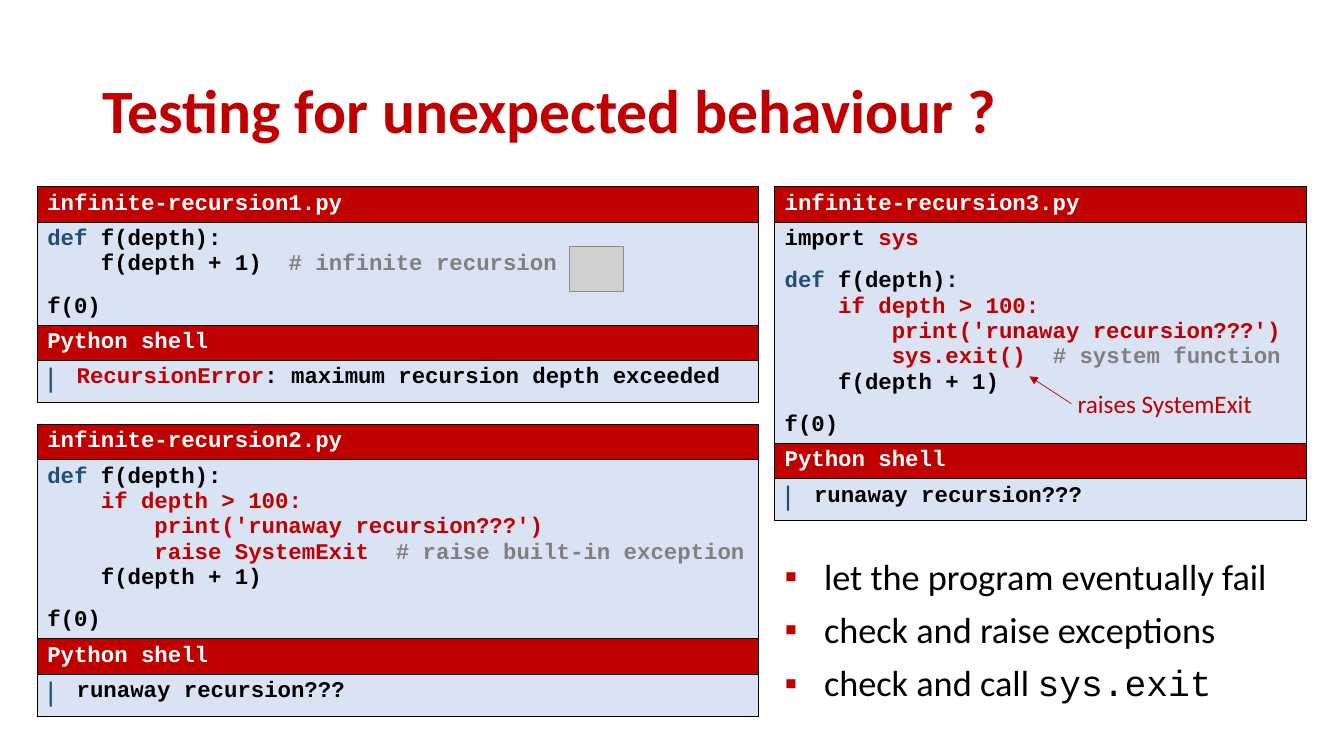
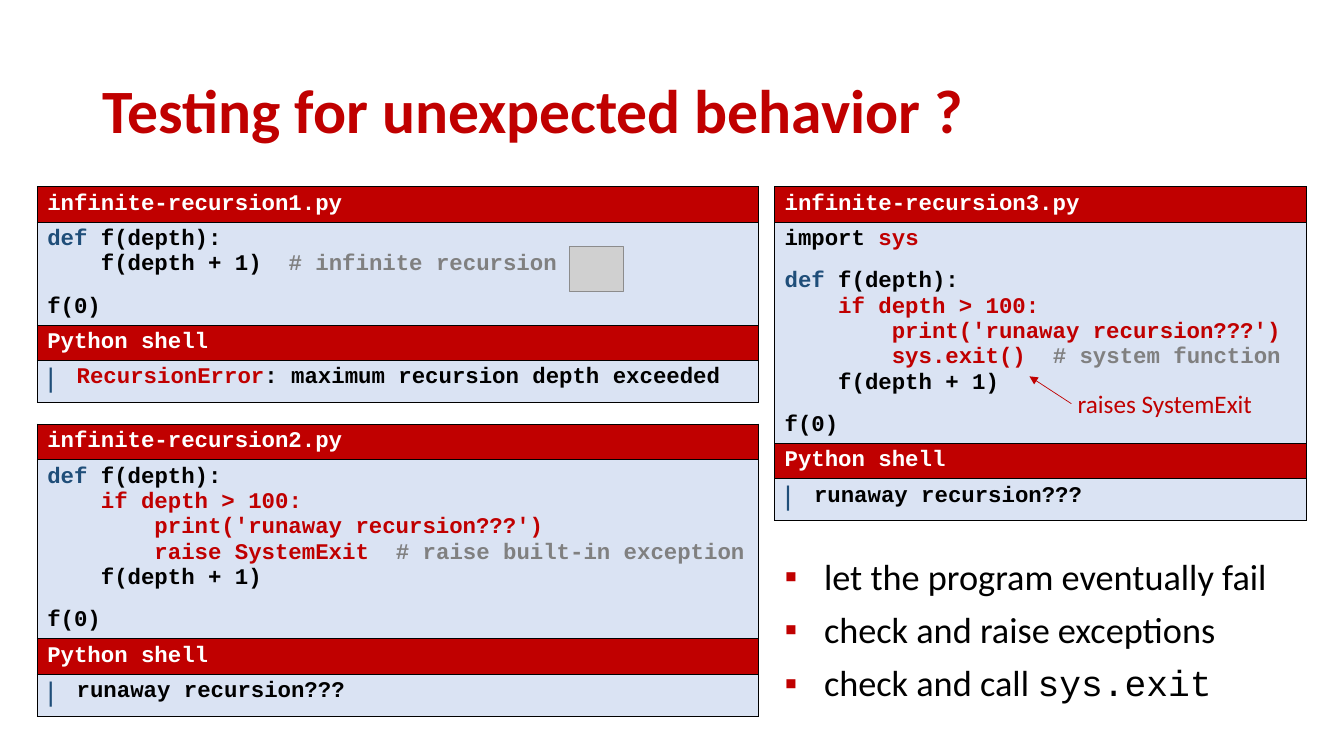
Before and after one commit to gsbrodal/gsbrodal.github.io, a slide deck: slide 7 of ipsa/slides/testing.pptx. Drawn at 1344x756 pixels with LibreOffice and Linux fonts; fonts in the diff are those of the drawing; grey boxes stand for pictures. Boxes give left, top, right and bottom in pixels: in the first picture for what was removed or moved away, otherwise in the second. Text is boxed around its words. In the diff, an @@ line names an element or a change of style, - is before the commit and + after.

Commit message:
all-slides-with-answers.pdf all-slides.pdf testing.pdf testing.pptx

```diff
--- a/ipsa/slides/testing.pptx
+++ b/ipsa/slides/testing.pptx
@@ title at (102, 89, 921, 144): text changed @@
-Testing for unexpected behaviour ?
+Testing for unexpected behavior ?
```
Also in this commit, not shown: 2 other slides changed, 3 other files.
